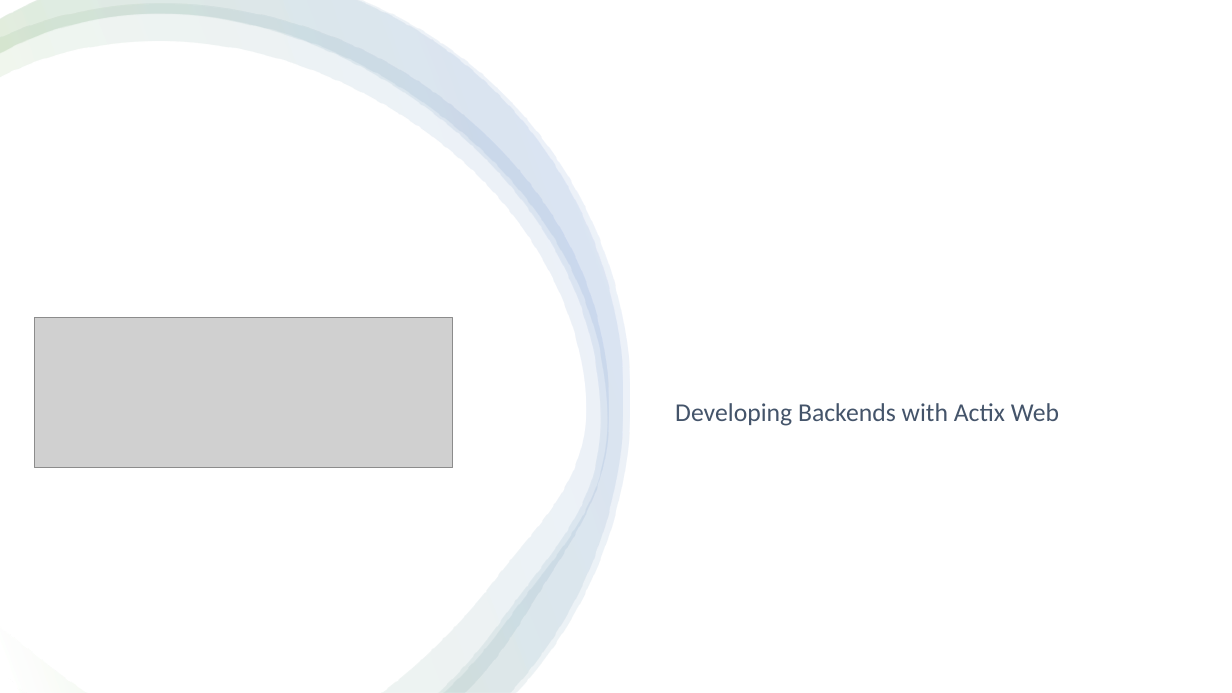
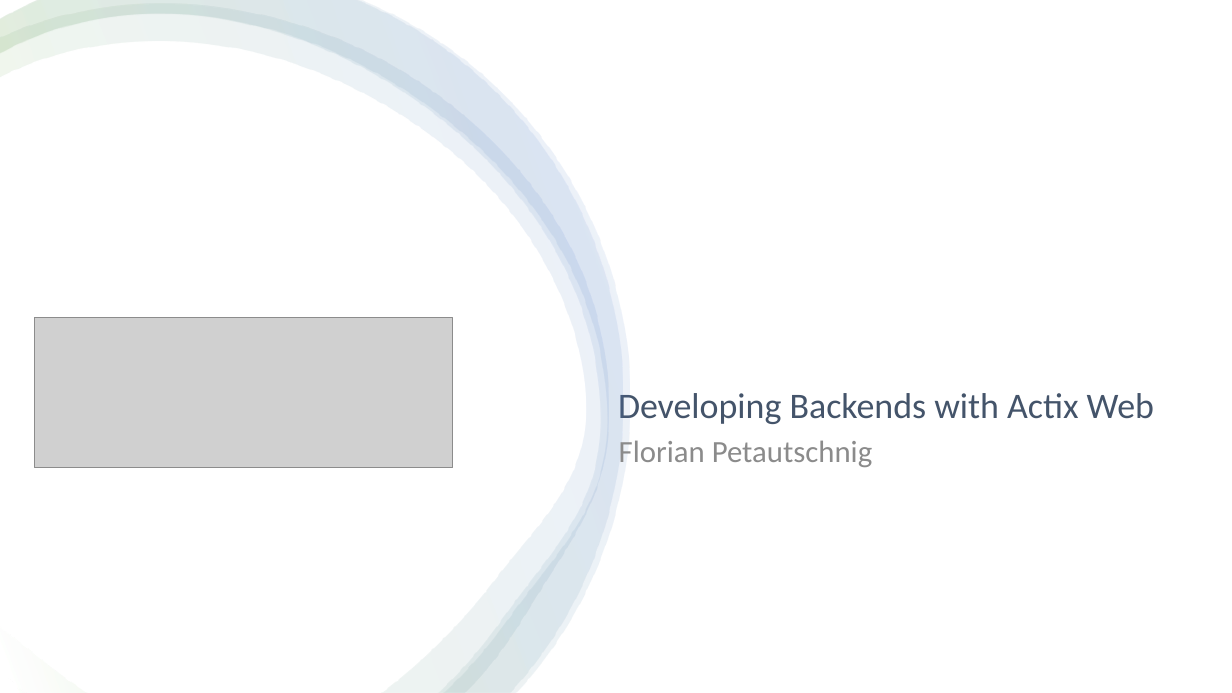
Before and after one commit to floscodes/actix_talk, a slide deck: slide 1 of Pres.pptx. Drawn at 1232x693 pixels with LibreOffice and Linux fonts; fonts in the diff are those of the drawing; grey boxes stand for pictures. Boxes give left, top, right and bottom in pixels: in the first picture for what was removed or moved away, otherwise in the second. Text is boxed around its words. In the diff, an @@ line names an element or a change of style, - is before the commit and + after.

```diff
--- a/Pres.pptx
+++ b/Pres.pptx
@@ subtitle "Developing Backends with Actix Web": place and size @@
-subtitle "Developing Backends with Actix Web" at <box>675,403,1059,426</box>
+subtitle "Developing Backends with Actix Web" at <box>618,393,1154,424</box>
@@ subtitle "Developing Backends with Actix Web" at <box>618,393,1154,424</box>: size 20 to 28 pt @@
@@ text added at <box>619,440,873,467</box>, 24 pt, text #8C8C8C @@
+Florian Petautschnig
```
Also in this commit, not shown: 10 other slides changed, 1 other file.
